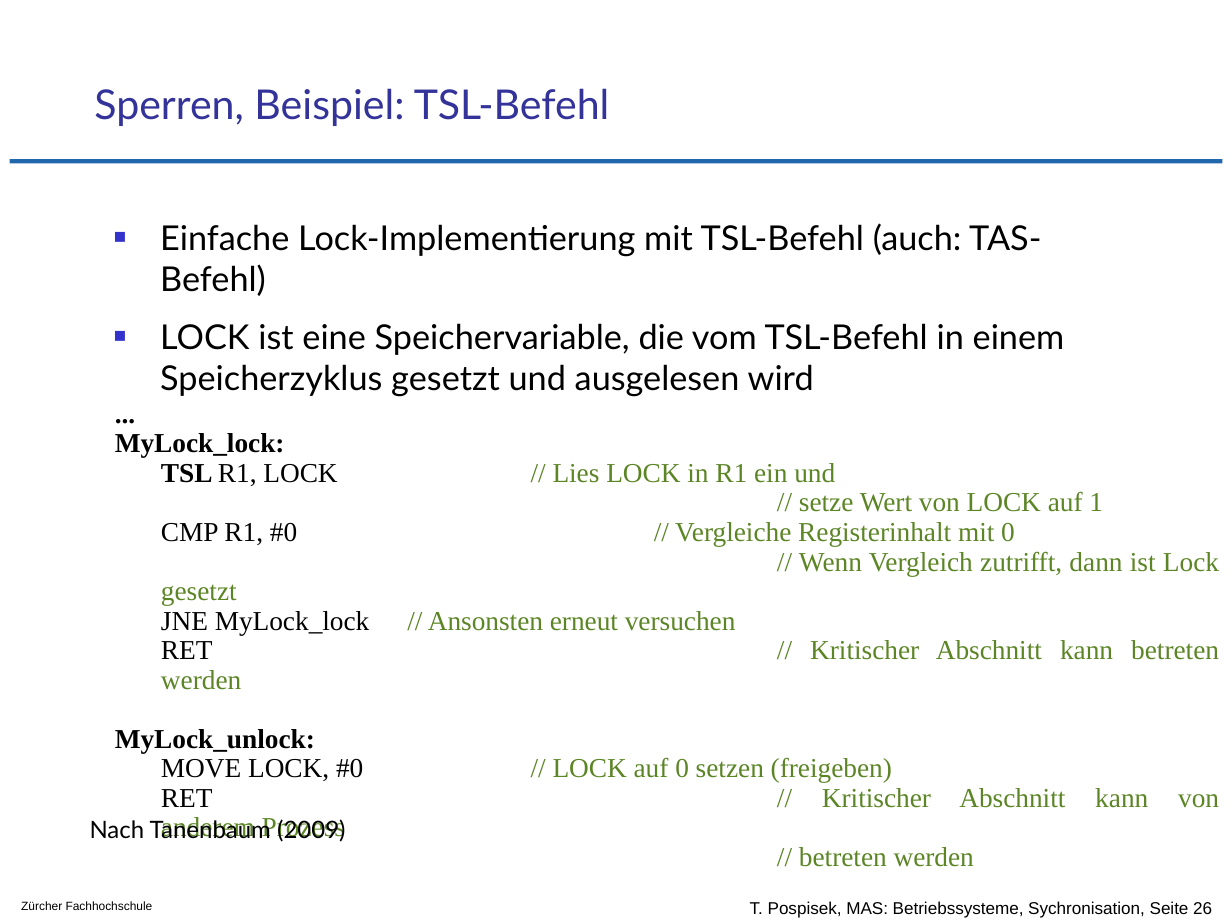
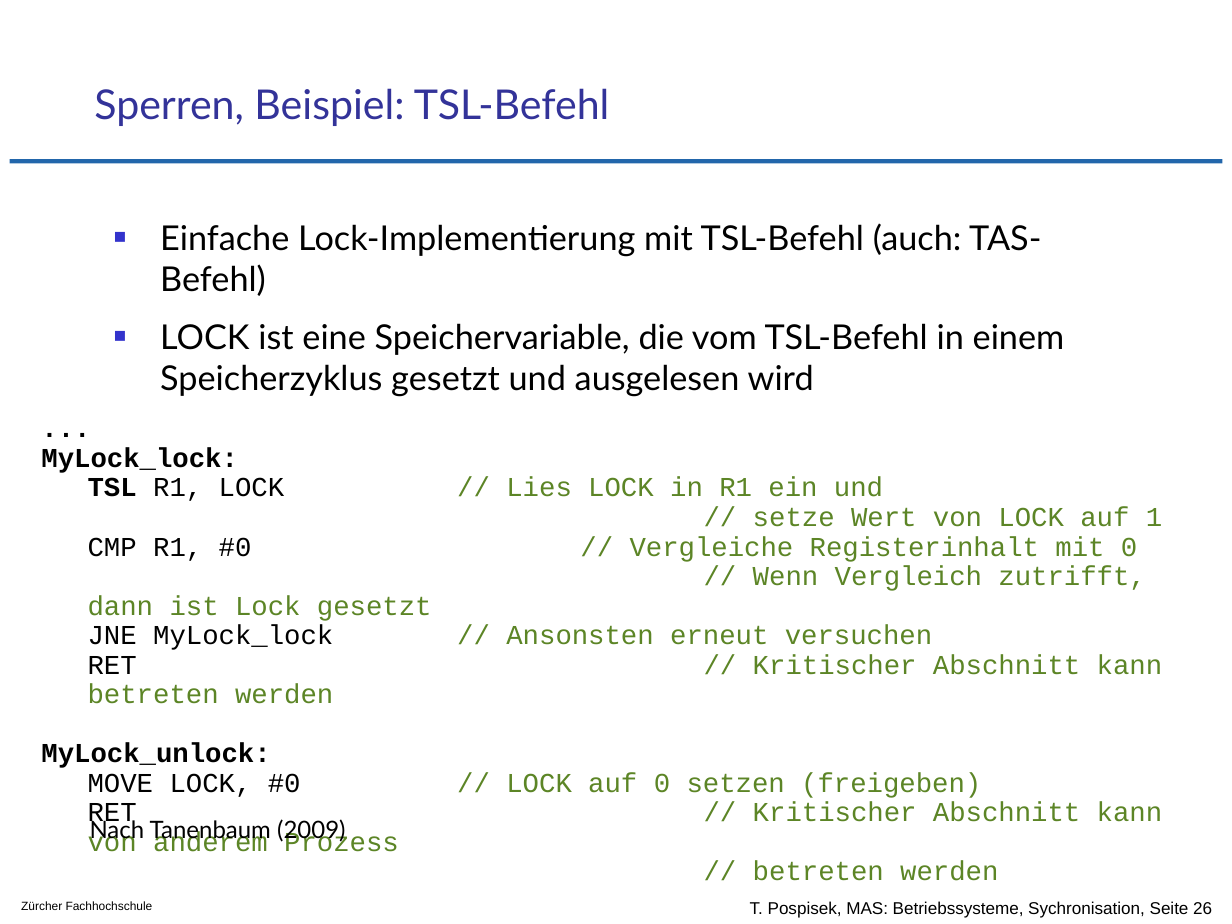
Before and after one commit to tpo/betriebssysteme, a slide deck: slide 26 of 07_Koordination_und_Synchronisation_Sperren_und_Semaphore.odp. Drawn at 1232x924 pixels with LibreOffice and Linux fonts; fonts in the diff are those of the drawing; background and template pictures are left out. Boxes give left, top, right and bottom in pixels: in the first picture for what was removed or moved away, otherwise in the second. Text is boxed around its words. In the diff, an @@ line names an element or a change of style, - is before the commit and + after.

```diff
--- a/07_Koordination_und_Synchronisation_Sperren_und_Semaphore.odp
+++ b/07_Koordination_und_Synchronisation_Sperren_und_Semaphore.odp
@@ text "...": place and size @@
-text "..." at bbox=[115, 433, 1219, 808]
+text "..." at bbox=[41, 448, 1163, 822]
@@ text "..." at bbox=[41, 448, 1163, 822]: font Times New Roman to Courier New; alignment justified to left @@
```
Also in this commit, not shown: 4 other slides changed.
